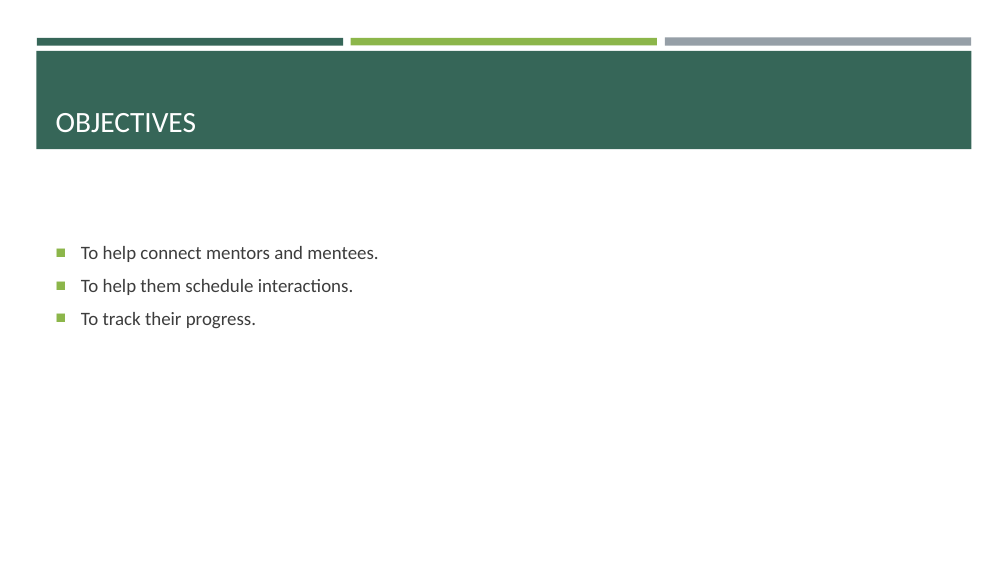
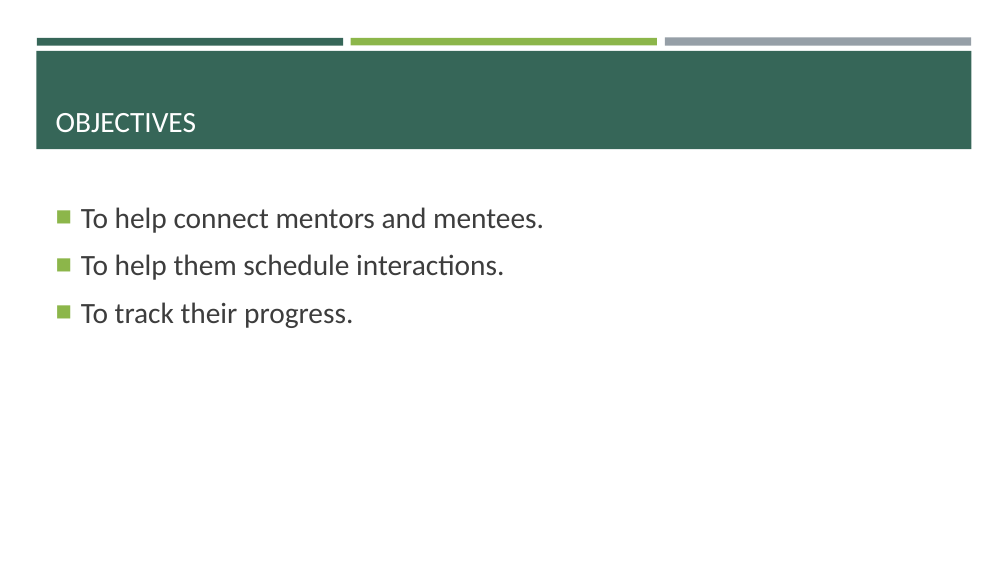
Before and after one commit to Mumbai2016/team-5, a slide deck: slide 2 of katalyst.pptx. Drawn at 1008x567 pixels with LibreOffice and Linux fonts; fonts in the diff are those of the drawing. Boxes give left, top, right and bottom in pixels: in the first picture for what was removed or moved away, otherwise in the second. Text is boxed around its words. In the diff, an @@ line names an element or a change of style, - is before the commit and + after.

```diff
--- a/katalyst.pptx
+++ b/katalyst.pptx
@@ text "To help connect mentors and ..." at (81,207,544,328): size 18 to 28 pt; more space between paragraphs @@
```
Also in this commit, not shown: 1 other slide changed, 1 slide added, 1 slide removed.
